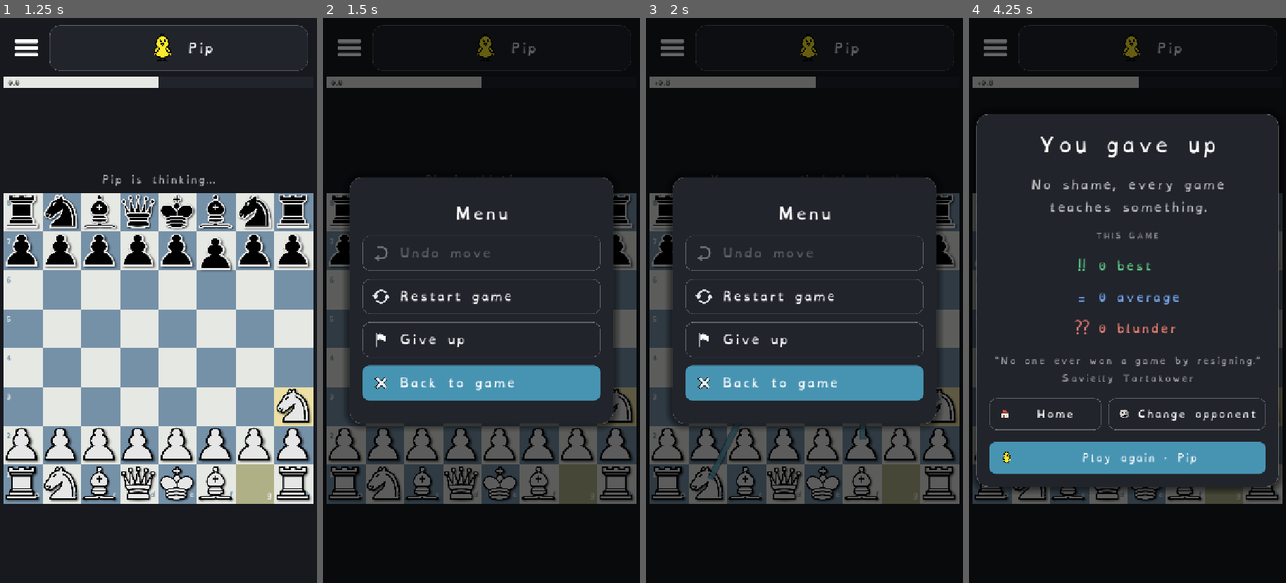
Above: before the commit, frames 1-4 (left to right).
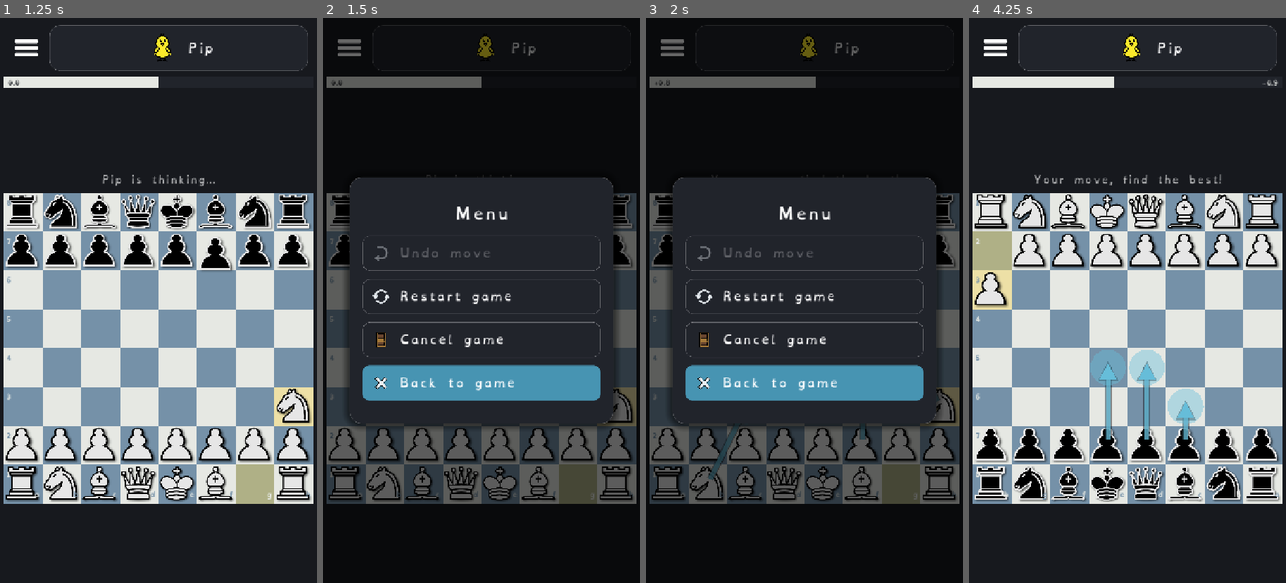
Above: after the commit, the same moments.

Repository: Hatscat/limpidchess
Game: Godot game, scene res://scenes/home.tscn
The game is run twice, just before and just after one commit, with the same random seed, the same clock (stepped at 60 frames per second) and the same inputs.
Inputs (mouse positions are in pixels of both pictures, inside the frame that each line leads up to):
- Up to frame 1 (1.25 s): click (158, 249) at 0.5 s
- Up to frame 2 (1.5 s): click (348, 46) at 1.25 s
- Up to frame 3 (2 s): no input
- Up to frame 4 (4.25 s): click "Give up" (after the commit: "Cancel game") at 2 s; click "Confirm" at 2.75 s; click (1127, 249) at 3.52 s

Frame 1 is identical in both runs. In frame 2, 0.3% of the frame differs, in the area x 16-57%, y 55-59%; in frame 3, 0.3%; in frame 4, 63%, in the area x 1-99%, y 1-86%.

Commit message:
feat: add cancel game functionality and fix scroll in about

Diff:
--- a/assets/i18n/ui.csv
+++ b/assets/i18n/ui.csv
@@ -3,6 +3,9 @@
 with a friend,with a friend,avec un ami,con un amigo
 Change opponent,Change opponent,Autre adversaire,Otro rival
 Back to game,Back to game,Retour au jeu,Volver al juego
+Cancel game,Cancel game,Annuler la partie,Cancelar partida
+Cancel game?,Cancel game?,Annuler la partie ?,¿Cancelar partida?
+This game won't count. Leave it?,This game won't count. Leave it?,Cette partie ne comptera pas. La quitter ?,Esta partida no contará. ¿Salir?
 $3.99,$3.99,"$3,99","$3,99"
 "$3.99 · one-time, forever","$3.99 · one-time, forever","$3,99 · une fois, pour toujours","$3,99 · una vez, para siempre"
 %d / %d today,%d / %d today,%d / %d aujourd'hui,%d / %d hoy
--- a/scenes/about.tscn
+++ b/scenes/about.tscn
@@ -50,10 +50,12 @@
 grow_horizontal = 2
 grow_vertical = 2
 horizontal_scroll_mode = 0
+scroll_deadzone = 24
 
 [node name="VBox" type="VBoxContainer" parent="Scroll"]
 layout_mode = 2
 size_flags_horizontal = 3
+mouse_filter = 1
 theme_override_constants/separation = 16
 
 [node name="Title" type="Label" parent="Scroll/VBox"]
@@ -84,6 +86,7 @@
 
 [node name="Credits" type="RichTextLabel" parent="Scroll/VBox"]
 layout_mode = 2
+mouse_filter = 1
 fit_content = true
 bbcode_enabled = true
 text = "[b]Chess pieces[/b]
--- a/scenes/game.tscn
+++ b/scenes/game.tscn
@@ -515,6 +515,7 @@
 alignment = 0
 
 [node name="GiveUpBtn" type="Button" parent="MenuOverlay/Card/VBox" unique_id=890296422]
+unique_name_in_owner = true
 custom_minimum_size = Vector2(0, 80)
 layout_mode = 2
 focus_mode = 0
--- a/scripts/game.gd
+++ b/scripts/game.gd
@@ -30,6 +30,7 @@
 const REVEAL_HOLD_SEC := 0.75   ## extra pause so the result can be read
 const BOT_SLIDE_SEC := 0.35
 const END_DELAY := 1.25   ## hold the "Checkmate!" / "Stalemate." message before the review dialog
+const EARLY_MOVES := 10   ## below this many player moves, leaving = a free "cancel", not a loss
 
 @onready var board: Control = %Board
 @onready var feedback: Label = %Feedback
@@ -49,6 +50,7 @@
 @onready var confirm_message: Label = %ConfirmMessage
 @onready var menu_overlay: Control = %MenuOverlay
 @onready var undo_btn: Button = %UndoBtn
+@onready var giveup_btn: Button = %GiveUpBtn
 
 var rules: ChessRules
 var bot: ChessBot
@@ -90,6 +92,7 @@
 # move" rewinds the player's last move AND the opponent's reply (two plies),
 # never past White's auto-opening (kept as the first entry).
 var _undo_stack: Array = []
+var _player_moves := 0  ## moves the human has actually chosen this game (drives early "cancel")
 
 # Stockfish evaluation bar (bot games only; hidden in Pass & Play). Created in _ready.
 var eval_bar: Control
@@ -131,8 +134,20 @@
 
 
 func _notification(what: int) -> void:
-	if what == NOTIFICATION_WM_GO_BACK_REQUEST:
-		GameManager.go_to_home()
+	if what != NOTIFICATION_WM_GO_BACK_REQUEST:
+		return
+	# The Android back gesture is often involuntary, so it must never drop out of a
+	# game by accident. Instead it peels off one layer at a time: close an open
+	# confirm, then the menu, and from the bare board it opens the menu so the player
+	# decides explicitly (Cancel game / Give up / …). Only leave once the game is over.
+	if confirm_overlay.visible:
+		_on_confirm_no()      # dismiss the confirm (takes no action)
+	elif menu_overlay.visible:
+		_on_menu_close()      # close the menu, back to the game
+	elif _game_over:
+		GameManager.go_to_home()  # result is shown / game ended → leaving is fine
+	else:
+		_open_menu()          # pause the game so a stray gesture can't lose it
 
 
 ## Layout, top → bottom: top bar (with the big portrait) · breathing room ·
@@ -246,6 +261,7 @@
 	_caps_white = PackedInt32Array()
 	_caps_black = PackedInt32Array()
 	_undo_stack.clear()
+	_player_moves = 0
 	_update_captured()
 	eval_bar.visible = not GameManager.pass_and_play
 	eval_bar.set_eval(0)
@@ -421,6 +437,7 @@
 		return
 
 	_play_move(move)
+	_player_moves += 1  # a move the human actually chose (not the auto-opening / bot)
 	_push_eval_after_move(move)
 	board.clear_options()
 	_advance()
@@ -678,7 +695,25 @@
 	if _game_over:
 		return  # the result dialog owns the screen once the game has ended
 	undo_btn.disabled = not _can_undo()
+	_refresh_leave_btn()
 	menu_overlay.visible = true
+
+
+## True while the game is young enough that leaving counts as a no-penalty cancel
+## (the player likely started by mistake) rather than a resignation.
+func _is_early_game() -> bool:
+	return _player_moves < EARLY_MOVES
+
+
+## The resign button is a gentle "Cancel game" (no loss, no game spent) early on,
+## and the real "Give up" (a recorded loss) once the player is invested.
+func _refresh_leave_btn() -> void:
+	if _is_early_game():
+		giveup_btn.text = tr("Cancel game")
+		giveup_btn.icon = load("res://assets/icons/exit.png")
+	else:
+		giveup_btn.text = tr("Give up")
+		giveup_btn.icon = load("res://assets/icons/flag.png")
 
 
 func _on_menu_close() -> void:
@@ -692,7 +727,10 @@
 
 func _on_menu_giveup() -> void:
 	menu_overlay.visible = false
-	_ask_confirm("give_up", "Give up?", "Resign and end this game?")
+	if _is_early_game():
+		_ask_confirm("cancel", "Cancel game?", "This game won't count. Leave it?")
+	else:
+		_ask_confirm("give_up", "Give up?", "Resign and end this game?")
 
 
 func _on_menu_undo() -> void:
@@ -729,6 +767,7 @@
 			_history.pop_back()
 		plies += 1
 
+	_player_moves = max(0, _player_moves - 1)  # one player move was rewound (keeps the early "cancel" honest)
 	_game_over = false
 	_busy = false
 	feedback.text = ""
@@ -772,6 +811,7 @@
 	match action:
 		"restart": _new_game()
 		"give_up": _do_give_up()
+		"cancel": _do_cancel_game()
 
 
 func _do_give_up() -> void:
@@ -786,6 +826,19 @@
 	_show_result("You gave up", "No shame, every game teaches something.", "resign")
 
 
+## Leave a game the player barely started (likely by mistake): no loss, no review
+## stats, and refund the daily free game + played count that starting consumed.
+func _do_cancel_game() -> void:
+	if _game_over:
+		return
+	_game_over = true
+	_gen += 1  # invalidate any in-flight bot-think / analysis coroutine
+	board.clear_options()
+	if not GameManager.pass_and_play:
+		GameManager.cancel_game()
+	GameManager.go_to_home()
+
+
 func _on_play_again_pressed() -> void:
 	_new_game()
 
--- a/scripts/game_manager.gd
+++ b/scripts/game_manager.gd
@@ -198,6 +198,16 @@
 	_save()
 
 
+## Undo the start-time count for a game abandoned before it really began (player
+## started by mistake / cancelled in the opening). Refunds the daily free game and
+## the played tally; does NOT touch wins/losses (a cancel is not a defeat).
+func cancel_game() -> void:
+	games_played = max(0, games_played - 1)
+	if not is_premium:
+		games_today = max(0, games_today - 1)
+	_save()
+
+
 func set_premium(value: bool) -> void:
 	is_premium = value
 	premium_changed.emit()
Binary file changed: assets/i18n/ui.en.translation
Binary file changed: assets/i18n/ui.es.translation
Binary file changed: assets/i18n/ui.fr.translation
Binary file added: assets/icons/exit.png
